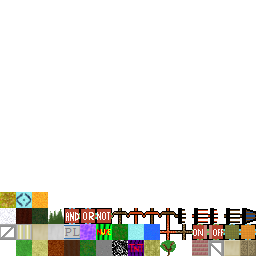
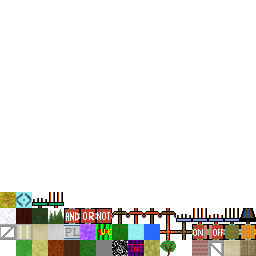
Before/after of a 256x256 layered artwork. What changed in the layer stack:
removed layer "Pasted Layer" over [32, 192, 48, 208]
painted on "TerrainTextures.png" over [32, 192, 256, 224]
